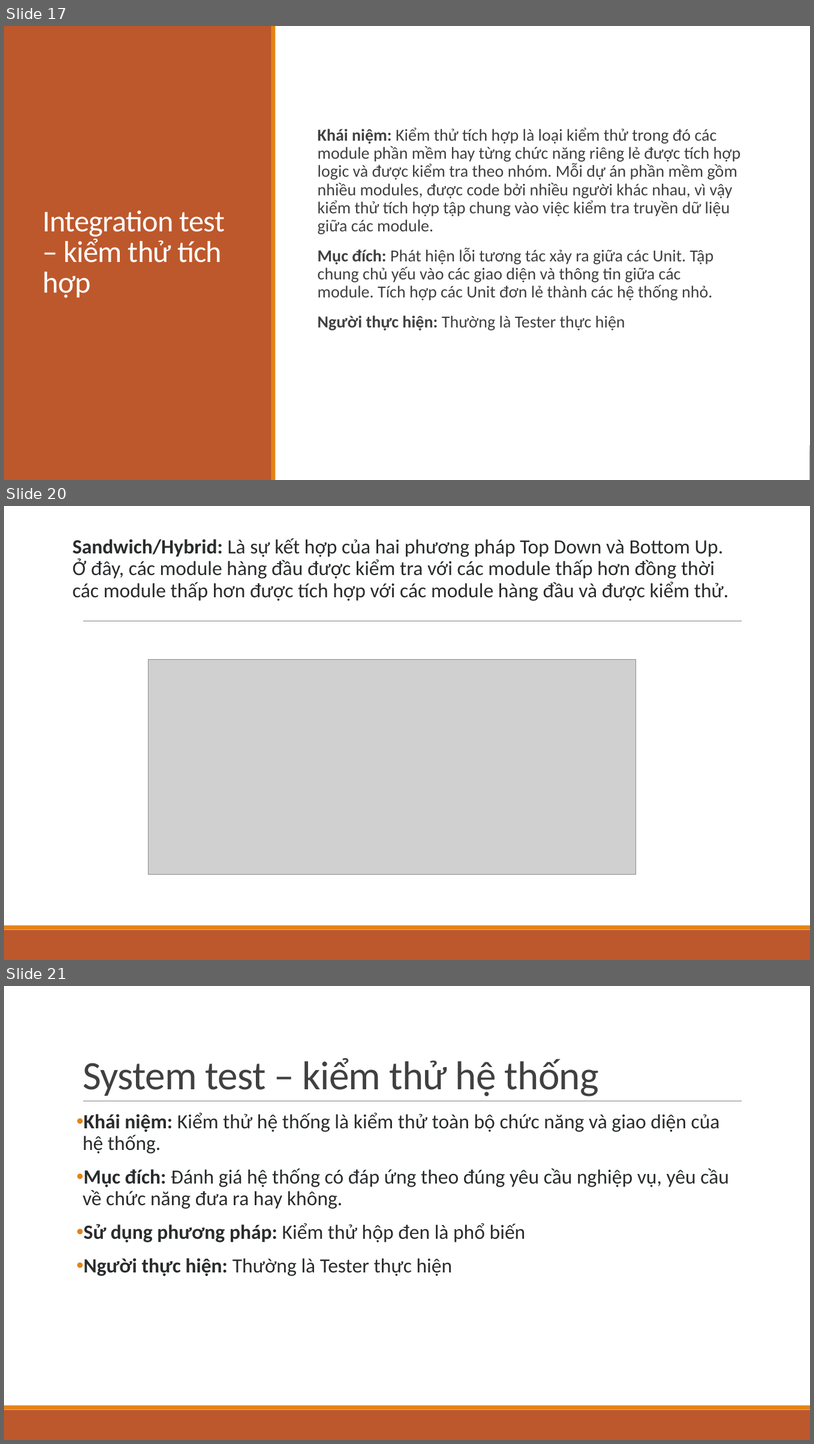
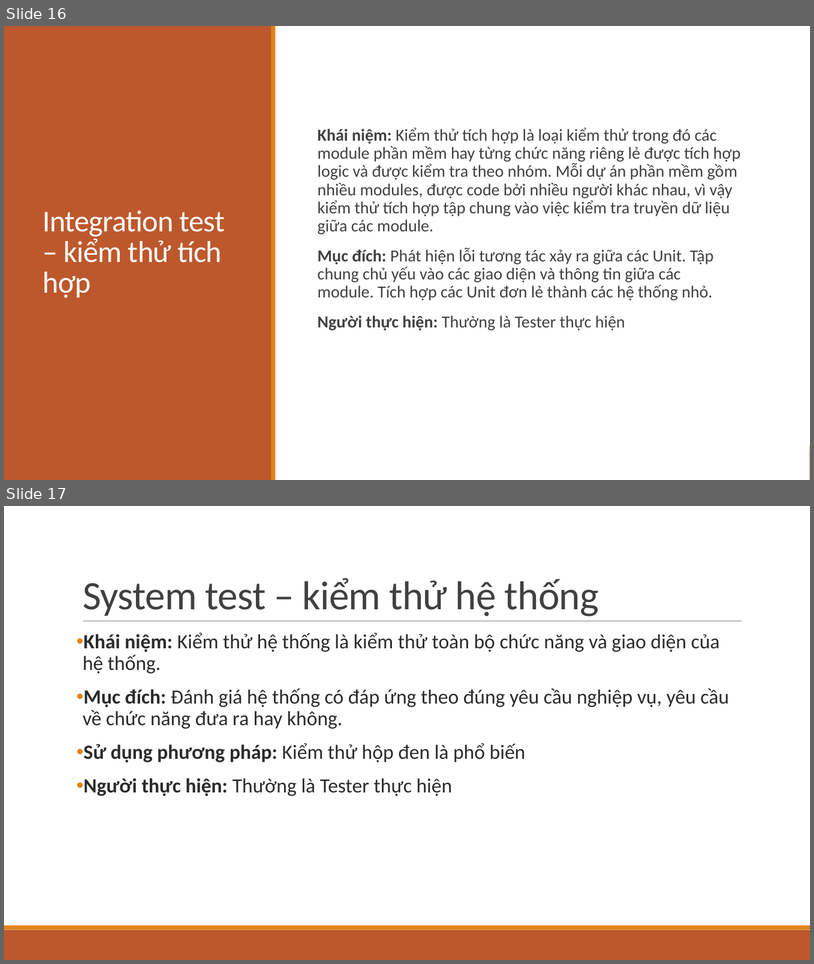
Before and after one commit to LongPML/CS112.L21.KHCL, a slide deck: Project_Unit_Test/Program_Testing.pptx. Shown one above the other, each under a label of ours: slides 17, 20 and 21 before the commit, slides 16 and 17 after it; the slides between them are not shown. The pictures are 814x1444 and 814x964 pixels, drawn with LibreOffice and Linux fonts; fonts in the diff are those of the drawing; grey boxes stand for pictures. Boxes give left, top, right and bottom in pixels: in the first picture for what was removed or moved away, otherwise in the second. Text is boxed around its words. In the diff, an @@ line names an element or a change of style, - is before the commit and + after.

```diff
--- a/Project_Unit_Test/Program_Testing.pptx
+++ b/Project_Unit_Test/Program_Testing.pptx
@@ slide 20 removed at box(4, 506, 810, 960), background #FFFFFF; not listed: 3 template elements that a slide beside it also shows @@
@@ text removed at box(72, 538, 729, 601) @@
-  Sandwich/Hybrid: Là sự kết hợp của hai phương pháp Top Down và Bottom Up. Ở đây, các module hàng đầu được kiểm tra với các module thấp hơn đồng thời các module thấp hơn được tích hợp với các module hàng đầu và được kiểm thử.
@@ picture removed at box(148, 660, 636, 874) @@
@@ what was slide 17 is now slide 16 @@
@@ what was slide 21 is now slide 17 @@
```
Also in this commit, not shown: 2 slides changed, 1 slide added, 4 other slides removed, 3 other files.
